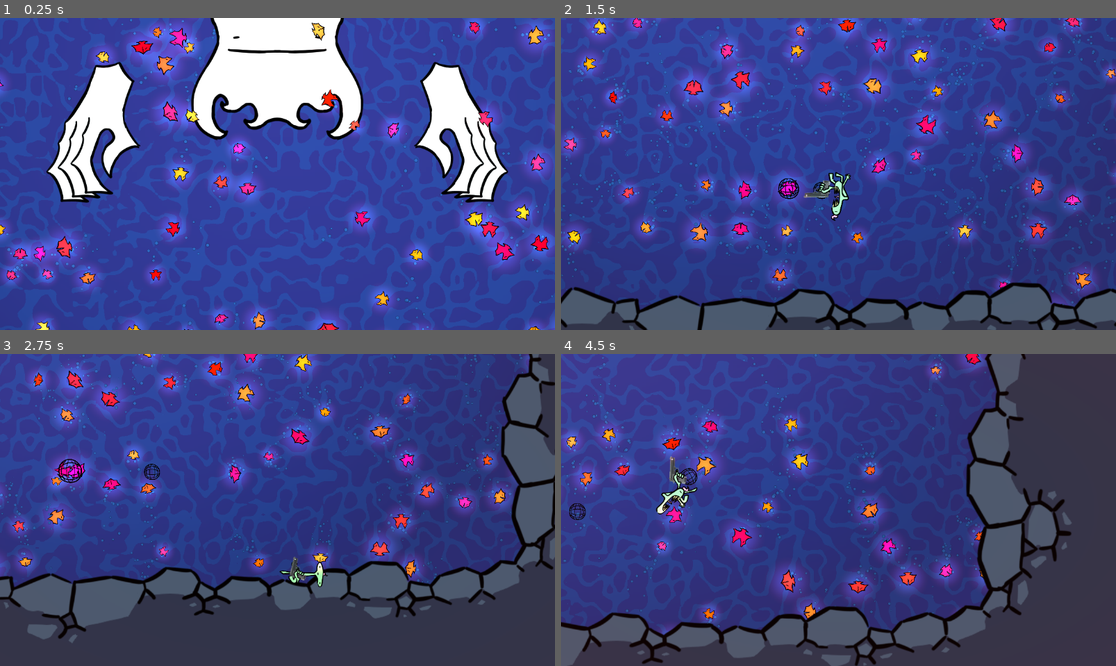
Above: before the commit, frames 1-4 (two rows, left to right).
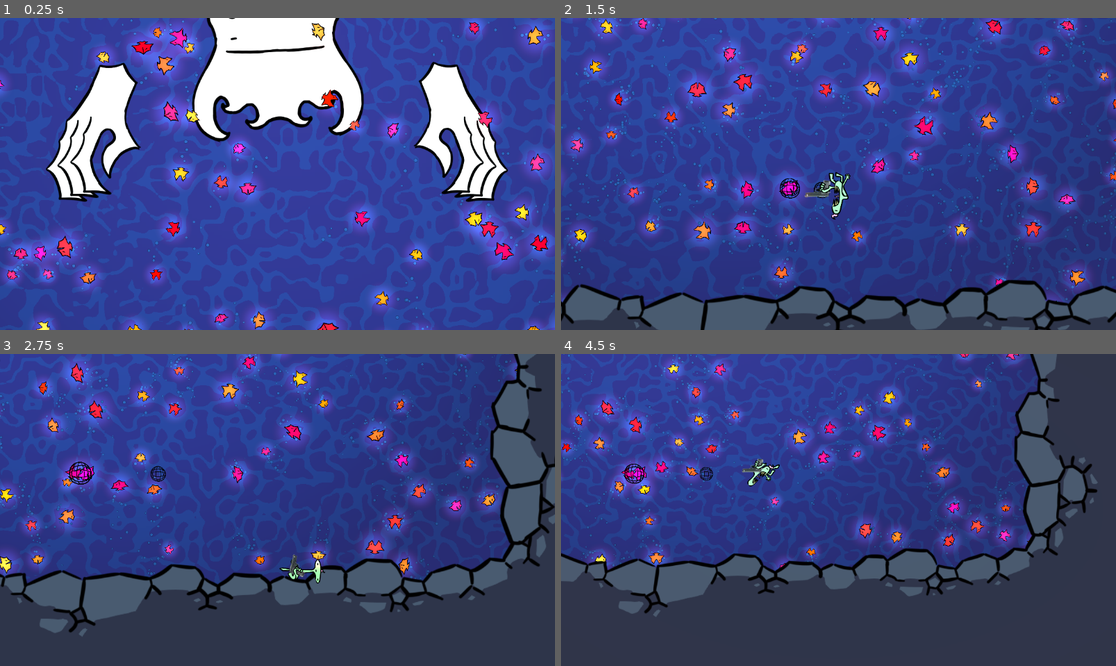
Above: after the commit, the same moments.

Repository: Krapas2/boidslop
Game: Godot game, scene res://scenes/screens/test-scene.tscn
Two runs of this game, one before a commit and one after it. Both use one fixed random seed, a clock stepped at 60 frames per second and the inputs below. Sound files missing from this copy of the repository are replaced by a short silence.
Inputs (mouse positions are in pixels of both pictures, inside the frame that each line leads up to):
- Up to frame 1 (0.25 s): no input
- Up to frame 2 (1.5 s): move the mouse to (960, 158) at 0.52 s; press the mouse at (960, 158) at 0.53 s; hold D (walk_right) 0.53-1.28 s; move the mouse to (727, 189) at 1.27 s; release the mouse at (727, 189) at 1.28 s; hold S (walk_down) from 1.28 s (still down); click (727, 189) at 1.35 s
- Up to frame 3 (2.75 s): move the mouse to (333, 441) at 2.02 s; release S (walk_down) at 2.03 s; press the mouse at (333, 441) at 2.03 s; hold D (walk_right) from 2.03 s (still down)
- Up to frame 4 (4.5 s): move the mouse to (810, 572) at 2.77 s; release D (walk_right) at 2.78 s; release the mouse at (810, 572) at 2.78 s; hold W (walk_up) 2.78-3.53 s; click (810, 572) at 2.85 s; move the mouse to (1005, 556) at 3.52 s; press the mouse at (1005, 556) at 3.53 s; hold A (walk_left) from 3.53 s (still down); move the mouse to (672, 463) at 4.27 s; release the mouse at (672, 463) at 4.28 s; click (672, 463) at 4.35 s

The runs differ from the first frame. In frame 1, 5.2% of the frame differs, in the area x 0-100%, y 0-100%; in frame 2, 15%; in frame 3, 21%; in frame 4, 45%, in the area x 0-97%, y 0-100%.

Commit message:
boss toolset system
boss behaviours refactores to use toolsets

Diff:
--- a/scenes/objects/boss.tscn
+++ b/scenes/objects/boss.tscn
@@ -3,10 +3,15 @@
 [ext_resource type="Texture2D" uid="uid://hpxqciep7u5i" path="res://sprites/balls/balls-idle-spritesheet.png" id="1_87qgs"]
 [ext_resource type="Texture2D" uid="uid://djhkbirm2e484" path="res://sprites/balls/balls-hand.png" id="2_pscfi"]
 [ext_resource type="Script" uid="uid://dmfk3q4rka5ng" path="res://scripts/game/boss/repulsion-field.gd" id="2_um5xy"]
+[ext_resource type="Script" uid="uid://q6mdoofccqig" path="res://scripts/game/boss/tools/boss-toolset.gd" id="3_o7fe0"]
 [ext_resource type="Script" uid="uid://djxwkdn0wvttp" path="res://scripts/game/boss/boss-behaviour-manager.gd" id="3_vsusj"]
 [ext_resource type="Script" uid="uid://c62u4v6atbyhr" path="res://scripts/game/boss/behaviours/blender-boss-behaviour.gd" id="4_lcxoj"]
+[ext_resource type="Script" uid="uid://cjxuuik5y6sl6" path="res://scripts/game/boss/tools/boss-point-forward-tool.gd" id="5_5nd4a"]
 [ext_resource type="Script" uid="uid://b6ta0nu4u3gua" path="res://scripts/game/boss/behaviours/nothing-boss-behaviour.gd" id="6_inj2g"]
 [ext_resource type="Script" uid="uid://2snsvifn3lre" path="res://scripts/game/boss/behaviours/chase-boss-behaviour.gd" id="7_e87a3"]
+[ext_resource type="Script" uid="uid://baxf5jnxwlqh8" path="res://scripts/game/boss/tools/boss-target-tool.gd" id="8_hbtw5"]
+[ext_resource type="Script" uid="uid://b4lq6cbilu3q5" path="res://scripts/game/boss/tools/boss-idle-tool.gd" id="9_5nd4a"]
+[ext_resource type="Script" uid="uid://dj6xova1l4o84" path="res://scripts/game/boss/boss-object-manager.gd" id="12_7v2mu"]
 
 [sub_resource type="AtlasTexture" id="AtlasTexture_vsusj"]
 atlas = ExtResource("1_87qgs")
@@ -77,7 +82,12 @@
 radius = 50.0
 
 [sub_resource type="CircleShape2D" id="CircleShape2D_50ro1"]
-radius = 150.0
+radius = 135.0
+
+[sub_resource type="Curve" id="Curve_hbtw5"]
+_limits = [200.0, 1000.0, 50.0, 200.0]
+_data = [Vector2(50, 200), 0.0, 0.0, 0, 0, Vector2(200, 1000), 0.0, 0.0, 0, 0]
+point_count = 2
 
 [sub_resource type="CircleShape2D" id="CircleShape2D_lcxoj"]
 radius = 60.0
@@ -114,7 +124,7 @@
 
 [node name="RepulsionField" type="Area2D" parent="BossHead" unique_id=1251231677]
 collision_layer = 0
-collision_mask = 2
+collision_mask = 3
 priority = 1
 script = ExtResource("2_um5xy")
 strength = 1600.0
@@ -122,7 +132,34 @@
 metadata/_custom_type_script = "uid://dmfk3q4rka5ng"
 
 [node name="CollisionShape2D" type="CollisionShape2D" parent="BossHead/RepulsionField" unique_id=1687430388]
+position = Vector2(0, 15)
 shape = SubResource("CircleShape2D_50ro1")
+
+[node name="BossToolset" type="Node" parent="BossHead" unique_id=1088138513]
+script = ExtResource("3_o7fe0")
+metadata/_custom_type_script = "uid://q6mdoofccqig"
+
+[node name="BossTargetTool" type="Node" parent="BossHead" unique_id=27889789]
+script = ExtResource("8_hbtw5")
+velocity_by_distance = SubResource("Curve_hbtw5")
+steering_speed = 10.0
+metadata/_custom_type_script = "uid://baxf5jnxwlqh8"
+
+[node name="Target" type="Node2D" parent="BossHead/BossTargetTool" unique_id=245450195]
+
+[node name="BossIdleTool" type="Node" parent="BossHead" unique_id=706441958]
+script = ExtResource("9_5nd4a")
+radius = 35.0
+acceleration = 100.0
+max_lean_velocity = 300.0
+distance_to_get_new_position = 20.0
+metadata/_custom_type_script = "uid://b4lq6cbilu3q5"
+
+[node name="Center" type="Node2D" parent="BossHead/BossIdleTool" unique_id=2085166772]
+
+[node name="BossPointForwardTool" type="Node" parent="BossHead" unique_id=505634276]
+script = ExtResource("5_5nd4a")
+metadata/_custom_type_script = "uid://cjxuuik5y6sl6"
 
 [node name="BossRightHand" type="RigidBody2D" parent="." unique_id=1558966668]
 position = Vector2(-250, 100)
@@ -141,7 +178,7 @@
 
 [node name="RepulsionField" type="Area2D" parent="BossRightHand" unique_id=1880759082]
 collision_layer = 0
-collision_mask = 2
+collision_mask = 3
 priority = 1
 script = ExtResource("2_um5xy")
 strength = 1600.0
@@ -150,6 +187,33 @@
 
 [node name="CollisionShape2D" type="CollisionShape2D" parent="BossRightHand/RepulsionField" unique_id=966870903]
 shape = SubResource("CircleShape2D_e87a3")
+
+[node name="BossToolset" type="Node" parent="BossRightHand" unique_id=523931812]
+script = ExtResource("3_o7fe0")
+metadata/_custom_type_script = "uid://q6mdoofccqig"
+
+[node name="BossTargetTool" type="Node" parent="BossRightHand" unique_id=1427820509]
+script = ExtResource("8_hbtw5")
+velocity_by_distance = SubResource("Curve_hbtw5")
+steering_speed = 10.0
+metadata/_custom_type_script = "uid://baxf5jnxwlqh8"
+
+[node name="Target" type="Node2D" parent="BossRightHand/BossTargetTool" unique_id=1884259781]
+
+[node name="BossIdleTool" type="Node" parent="BossRightHand" unique_id=174028844]
+script = ExtResource("9_5nd4a")
+radius = 20.0
+acceleration = 30.0
+max_lean_velocity = 150.0
+distance_to_get_new_position = 10.0
+metadata/_custom_type_script = "uid://b4lq6cbilu3q5"
+
+[node name="Center" type="Node2D" parent="BossRightHand/BossIdleTool" unique_id=1879604414]
+position = Vector2(-250, 100)
+
+[node name="BossPointForwardTool" type="Node" parent="BossRightHand" unique_id=825457505]
+script = ExtResource("5_5nd4a")
+metadata/_custom_type_script = "uid://cjxuuik5y6sl6"
 
 [node name="BossLeftHand" type="RigidBody2D" parent="." unique_id=1941632349]
 position = Vector2(250, 100)
@@ -169,7 +233,7 @@
 
 [node name="RepulsionField" type="Area2D" parent="BossLeftHand" unique_id=1327547678]
 collision_layer = 0
-collision_mask = 2
+collision_mask = 3
 priority = 1
 script = ExtResource("2_um5xy")
 strength = 1600.0
@@ -179,14 +243,41 @@
 [node name="CollisionShape2D" type="CollisionShape2D" parent="BossLeftHand/RepulsionField" unique_id=980936123]
 shape = SubResource("CircleShape2D_e87a3")
 
+[node name="BossToolset" type="Node" parent="BossLeftHand" unique_id=1900475162]
+script = ExtResource("3_o7fe0")
+metadata/_custom_type_script = "uid://q6mdoofccqig"
+
+[node name="BossTargetTool" type="Node" parent="BossLeftHand" unique_id=235220884]
+script = ExtResource("8_hbtw5")
+velocity_by_distance = SubResource("Curve_hbtw5")
+steering_speed = 10.0
+metadata/_custom_type_script = "uid://baxf5jnxwlqh8"
+
+[node name="Target" type="Node2D" parent="BossLeftHand/BossTargetTool" unique_id=2146147048]
+
+[node name="BossIdleTool" type="Node" parent="BossLeftHand" unique_id=156610737]
+script = ExtResource("9_5nd4a")
+radius = 20.0
+acceleration = 30.0
+max_lean_velocity = 150.0
+distance_to_get_new_position = 10.0
+metadata/_custom_type_script = "uid://b4lq6cbilu3q5"
+
+[node name="Center" type="Node2D" parent="BossLeftHand/BossIdleTool" unique_id=1907810026]
+position = Vector2(250, 100)
+
+[node name="BossPointForwardTool" type="Node" parent="BossLeftHand" unique_id=735337884]
+script = ExtResource("5_5nd4a")
+metadata/_custom_type_script = "uid://cjxuuik5y6sl6"
+
 [node name="BossBehaviourManager" type="Node" parent="." unique_id=2010475185]
 process_priority = -1
 script = ExtResource("3_vsusj")
 metadata/_custom_type_script = "uid://djxwkdn0wvttp"
 
-[node name="BlenderBossBehaviour" type="Node" parent="BossBehaviourManager" unique_id=1272014491 node_paths=PackedStringArray("hands", "sample_areas")]
+[node name="BlenderBossBehaviour" type="Node" parent="BossBehaviourManager" unique_id=1272014491 node_paths=PackedStringArray("boss_object_manager", "sample_areas")]
 script = ExtResource("4_lcxoj")
-hands = [NodePath("../../BossLeftHand"), NodePath("../../BossRightHand")]
+boss_object_manager = NodePath("../../BossObjectManager")
 radius = 500.0
 delta_angle = 1.5
 sample_areas = [NodePath("SampleAreas/SampleArea1"), NodePath("SampleAreas/SampleArea2"), NodePath("SampleAreas/SampleA …(229 unchanged characters)…
@@ -194,7 +285,7 @@
 metadata/_custom_type_script = "uid://c62u4v6atbyhr"
 
 [node name="Length" type="Timer" parent="BossBehaviourManager/BlenderBossBehaviour" unique_id=1483421144]
-wait_time = 5.0
+wait_time = 8.0
 
 [node name="SampleAreas" type="Node2D" parent="BossBehaviourManager/BlenderBossBehaviour" unique_id=1162033566]
 visible = false
@@ -270,16 +361,18 @@
 [node name="CollisionShape2D" type="CollisionShape2D" parent="BossBehaviourManager/BlenderBossBehaviour/SampleAreas/SampleArea9" unique_id=1568495421]
 shape = SubResource("CircleShape2D_etnwh")
 
-[node name="NothingBossBehaviour" type="Node" parent="BossBehaviourManager" unique_id=2135052914]
+[node name="NothingBossBehaviour" type="Node" parent="BossBehaviourManager" unique_id=2135052914 node_paths=PackedStringArray("boss_object_manager")]
 script = ExtResource("6_inj2g")
+boss_object_manager = NodePath("../../BossObjectManager")
 base_priority = 5.0
 metadata/_custom_type_script = "uid://b6ta0nu4u3gua"
 
 [node name="Length" type="Timer" parent="BossBehaviourManager/NothingBossBehaviour" unique_id=501624871]
 wait_time = 10.0
 
-[node name="ChaseBossBehaviour" type="Node" parent="BossBehaviourManager" unique_id=49348506 node_paths=PackedStringArray("chasing_bodies")]
+[node name="ChaseBossBehaviour" type="Node" parent="BossBehaviourManager" unique_id=49348506 node_paths=PackedStringArray("boss_object_manager", "chasing_bodies")]
 script = ExtResource("7_e87a3")
+boss_object_manager = NodePath("../../BossObjectManager")
 chasing_bodies = [NodePath("../../BossRightHand"), NodePath("../../BossLeftHand")]
 max_speed = 1000.0
 max_force = 300.0
@@ -289,3 +382,9 @@
 
 [node name="Length" type="Timer" parent="BossBehaviourManager/ChaseBossBehaviour" unique_id=636592172]
 wait_time = 10.0
+
+[node name="BossObjectManager" type="Node" parent="." unique_id=1115027331 node_paths=PackedStringArray("head_toolset", "hand_toolsets")]
+script = ExtResource("12_7v2mu")
+head_toolset = NodePath("../BossHead/BossToolset")
+hand_toolsets = [NodePath("../BossRightHand/BossToolset"), NodePath("../BossLeftHand/BossToolset")]
+metadata/_custom_type_script = "uid://dj6xova1l4o84"
--- a/scenes/objects/player.tscn
+++ b/scenes/objects/player.tscn
@@ -280,13 +280,12 @@
 
 [node name="SlowTimeDamageBehaviour" type="Node" parent="PlayerHealth/DamageBehaviours" unique_id=678147926]
 script = ExtResource("13_37b34")
-duration = 0.1
+duration = 0.2
 time_scale = 0.2
 metadata/_custom_type_script = "uid://vebhiqowde2f"
 
 [node name="PlayerHealthDrain" type="Node" parent="PlayerHealth" unique_id=218823815]
 script = ExtResource("6_2rlf8")
-health_drain = 1.0
 
 [node name="InvincibilityTimer" type="Timer" parent="PlayerHealth" unique_id=1812381796]
 wait_time = 0.3
--- a/scenes/screens/test-scene.tscn
+++ b/scenes/screens/test-scene.tscn
@@ -87,9 +87,8 @@
 [node name="BossBehaviourManager" parent="BossRoot" index="3" unique_id=2010475185 node_paths=PackedStringArray("player")]
 player = NodePath("../../PlayerBody")
 
-[node name="ChaseBossBehaviour" parent="BossRoot/BossBehaviourManager" index="2" unique_id=49348506 node_paths=PackedStringArray("player_body", "chasing_bodies")]
+[node name="ChaseBossBehaviour" parent="BossRoot/BossBehaviourManager" index="2" unique_id=49348506 node_paths=PackedStringArray("player_body")]
 player_body = NodePath("../../../PlayerBody")
-chasing_bodies = []
 
 [node name="CanvasLayer" parent="." unique_id=308004972 instance=ExtResource("9_ps628")]
 
--- a/scripts/game/boss/behaviours/blender-boss-behaviour.gd
+++ b/scripts/game/boss/behaviours/blender-boss-behaviour.gd
@@ -1,8 +1,9 @@
 extends BossBehaviour
 class_name BlenderBossBehaviour
 
+@export var boss_object_manager: BossObjectManager
+
 @export_group("Behaviour")
-@export var hands: Array[RigidBody2D]
 @export var boid_samples: Array[CircleShape2D]
 @export var center: Vector2
 @export var radius: float
@@ -33,6 +34,14 @@
 
 	return sqrt(variance)
 
+func setup() -> void:
+	boss_object_manager.head_toolset.disable_all()
+	boss_object_manager.head_toolset.idle_tool.enabled = true
+	for hand_toolset: BossToolset in boss_object_manager.hand_toolsets:
+		hand_toolset.disable_all()
+		hand_toolset.target_tool.enabled = true
+		hand_toolset.point_forward_tool.enabled = true
+
 func _physics_process(delta: float) -> void:
 	if enabled:
 		spin_hands(delta)
@@ -42,14 +51,14 @@
 	angle_step(delta)
 
 func move_hands() -> void:
-	for i: int in range(hands.size()):
-		var hand_angle: float = angle+(2*PI/hands.size())*i
+	for i: int in range(boss_object_manager.hand_toolsets.size()):
+		var hand_angle: float = angle+(2*PI/boss_object_manager.hand_toolsets.size())*i
 		var desired_position: Vector2 = Vector2(
 			cos(hand_angle),
 			sin(hand_angle),
 		) * radius + center
-		hands[i].global_position = desired_position
-		hands[i].rotation = hand_angle+PI
+		var hand_toolset: BossToolset = boss_object_manager.hand_toolsets[i]
+		hand_toolset.target_tool.target.global_position = desired_position
 
 func angle_step(delta_time: float) -> void:
 	angle = fmod(angle+delta_angle * delta_time, 2*PI)
--- a/scripts/game/boss/behaviours/boss-behaviour.gd
+++ b/scripts/game/boss/behaviours/boss-behaviour.gd
@@ -13,5 +13,8 @@
 	manager.behaviours.append(self)
 
 func priority() -> float:
-	push_error("_priority() must be implemented in derived class")
+	push_error("priority() must be implemented in derived class")
 	return 0
+
+func setup() -> void:
+	push_error("setup() must be implemented in derived class")
--- a/scripts/game/boss/behaviours/chase-boss-behaviour.gd
+++ b/scripts/game/boss/behaviours/chase-boss-behaviour.gd
@@ -2,6 +2,8 @@
 class_name ChaseBossBehaviour
 
 @export var player_body: RigidBody2D
+
+@export var boss_object_manager: BossObjectManager
 
 @export_group("Behaviour")
 @export var chasing_bodies: Array[RigidBody2D]
@@ -36,6 +38,12 @@
 	reset_player_travel()
 	return calculated_priority
 
+func setup() -> void:
+	boss_object_manager.head_toolset.disable_all()
+	boss_object_manager.head_toolset.idle_tool.enabled = true
+	for hand_toolset: BossToolset in boss_object_manager.hand_toolsets:
+		hand_toolset.disable_all()
+
 func chase_behaviour(delta: float) -> void:
 	for chasing_body: RigidBody2D in chasing_bodies:
 		individual_chase_behaviour(chasing_body, delta)
--- a/scripts/game/boss/behaviours/nothing-boss-behaviour.gd
+++ b/scripts/game/boss/behaviours/nothing-boss-behaviour.gd
@@ -1,7 +1,17 @@
 extends BossBehaviour
 class_name NothingBossBehaviour
 
+@export var boss_object_manager: BossObjectManager
+@export_group("Priority")
 @export var base_priority: float
 
 func priority() -> float:
 	return base_priority
+
+func setup() -> void:
+	boss_object_manager.head_toolset.disable_all()
+	boss_object_manager.head_toolset.idle_tool.enabled = true
+
+	for hand_toolset: BossToolset in boss_object_manager.hand_toolsets:
+		hand_toolset.disable_all()
+		hand_toolset.idle_tool.enabled = true
--- a/scripts/game/boss/boss-behaviour-manager.gd
+++ b/scripts/game/boss/boss-behaviour-manager.gd
@@ -17,6 +17,8 @@
 func behaviour_routine() -> void:
 	while player:
 		active_behaviour = highest_priority_behaviour()
+		print("activating behaviour: ", active_behaviour.name)
+		active_behaviour.setup()
 		pick_behaviour(active_behaviour)
 
 		var timer: Timer = active_behaviour.get_node("Length")
--- /dev/null
+++ b/scripts/game/boss/boss-object-manager.gd
@@ -0,0 +1,5 @@
+extends Node
+class_name BossObjectManager
+
+@export var head_toolset: BossToolset
+@export var hand_toolsets: Array[BossToolset]
--- /dev/null
+++ b/scripts/game/boss/config/boss-tool-names.gd
@@ -0,0 +1,6 @@
+class_name BossToolNames
+
+const BOSS_TARGET_TOOL_NAME: String = "BossTargetTool"
+const BOSS_IDLE_NAME: String = "BossIdleTool"
+const BOSS_POINT_FORWARD_NAME: String = "BossPointForwardTool"
+const BOSS_TOOLSET_NAME: String = "BossToolset"
--- /dev/null
+++ b/scripts/game/boss/tools/boss-idle-tool.gd
@@ -0,0 +1,51 @@
+extends Node
+class_name BossIdleTool
+
+@export var radius: float
+@export var acceleration: float
+@export var max_lean_velocity: float
+@export var distance_to_get_new_position: float
+@export var enabled: bool:
+	set(value):
+		enabled = value
+		if value:
+			_should_reset_following_position = true
+
+@onready var center: Node2D = $Center
+@onready var body: RigidBody2D = get_parent()
+@onready var starting_rotation: float = body.rotation
+
+var _should_reset_following_position: bool
+var _following_position: Vector2
+
+func _physics_process(delta: float) -> void:
+	if !enabled:
+		return
+
+	_set_following_position()
+	_follow_position(delta)
+	_lean()
+
+func _set_following_position() -> void:
+	var near_follow_position: bool = \
+		body.global_position.distance_to(_following_position) < distance_to_get_new_position
+	if !(_should_reset_following_position || near_follow_position):
+		return
+	_should_reset_following_position = false
+
+	var new_pos_angle: float = randf() * 2*PI
+	var new_pos_distance: float = randf() * radius
+	var new_pos: Vector2 = \
+		Vector2(
+			cos(new_pos_angle),
+			sin(new_pos_angle)
+		) * new_pos_distance
+	_following_position = center.global_position + new_pos
+
+func _follow_position(delta: float) -> void:
+	var displacement: Vector2 = _following_position - body.global_position
+	body.linear_velocity += displacement.normalized() * acceleration * delta
+
+func _lean() -> void:
+	var lean_intensity: float = body.linear_velocity.x / max_lean_velocity
+	body.rotation = starting_rotation + atan(lean_intensity)
--- /dev/null
+++ b/scripts/game/boss/tools/boss-point-forward-tool.gd
@@ -0,0 +1,13 @@
+extends Node
+class_name BossPointForwardTool
+
+@export var enabled: bool
+
+@onready var body: RigidBody2D = get_parent()
+
+func _physics_process(_delta: float) -> void:
+	if !enabled:
+		return
+
+	var heading_angle: float = atan2(body.linear_velocity.x, -body.linear_velocity.y)
+	body.rotation = heading_angle
--- /dev/null
+++ b/scripts/game/boss/tools/boss-target-tool.gd
@@ -0,0 +1,32 @@
+extends Node
+class_name BossTargetTool
+
+@export var velocity_by_distance: Curve
+@export var steering_speed: float
+@export var enabled: bool
+
+@onready var body: RigidBody2D = get_parent()
+@onready var target: Node2D = $Target
+
+func _physics_process(delta: float) -> void:
+	if !enabled:
+		return
+
+	var displacement: Vector2 = target.global_position - body.global_position
+	var desired_direction: Vector2 = displacement.normalized()
+	# Non-zero min_domain value would get clamped, in that case a radius around the target would set desired_speed to min_value.
+	# This can be used to stop body when inside radius instead of only when position is exactly that of target,
+	# or to create a bounce effect where body 'orbits' target
+	var desired_speed: float = velocity_by_distance.sample_baked(
+		clampf(
+			displacement.length(),
+			velocity_by_distance.min_domain,
+			velocity_by_distance.max_domain
+		)
+	)
+
+	body.linear_velocity = lerp(
+		desired_direction * desired_speed,
+		body.linear_velocity,
+		pow(.5, steering_speed * delta)
+	)
--- /dev/null
+++ b/scripts/game/boss/tools/boss-toolset.gd
@@ -0,0 +1,14 @@
+extends Node
+class_name BossToolset
+
+@onready var idle_tool: BossIdleTool = \
+	get_parent().get_node(BossToolNames.BOSS_IDLE_NAME)
+@onready var point_forward_tool: BossPointForwardTool = \
+	get_parent().get_node(BossToolNames.BOSS_POINT_FORWARD_NAME)
+@onready var target_tool: BossTargetTool = \
+	get_parent().get_node(BossToolNames.BOSS_TARGET_TOOL_NAME)
+
+func disable_all() -> void:
+	idle_tool.enabled = false
+	point_forward_tool.enabled = false
+	target_tool.enabled = false
Not shown, added: scripts/game/boss/boss-object-manager.gd.uid
Not shown, added: scripts/game/boss/config/boss-tool-names.gd.uid
Not shown, added: scripts/game/boss/tools/boss-idle-tool.gd.uid
Not shown, added: scripts/game/boss/tools/boss-point-forward-tool.gd.uid
Not shown, added: scripts/game/boss/tools/boss-target-tool.gd.uid
Not shown, added: scripts/game/boss/tools/boss-toolset.gd.uid
